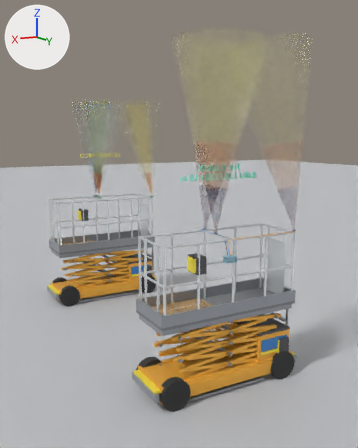
One commit to the Blender file SJIII_3226_anti_esmagamento.blend: the scene before it, then after it.
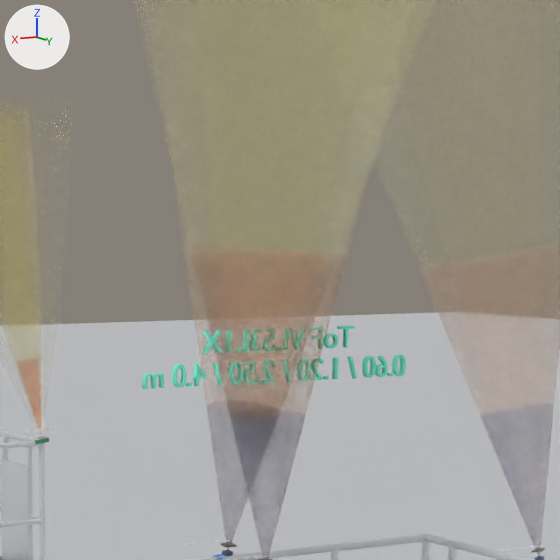
The first picture shows the older version from a camera (50 mm lens) standing at (3.68, 10.0, 3.46) and looking at (-0.44, 2.6, 1.94). The close-ups show the older and then the newer version on the part from 39% to 84% of the width and 16% to 51% of the height of that picture. Only the edits that show in the close-ups are written down. Lighting does not change. The marker at upper left points along +X, +Y and +Z.

Names of what the first close-up shows: 'Entry_Gate', 'Ground', 'Titulo_ToF', 'Volume_Envelope_Esquerdo', 'Volume_ToF_Amarelo_Central', 'Volume_ToF_Amarelo_Direito', 'Volume_ToF_Amarelo_Esquerdo', 'Volume_ToF_Bloqueio_Direito', 'Volume_ToF_Bloqueio_Esquerdo', 'Volume_ToF_Vermelho_Central', 'Volume_ToF_Vermelho_Direito', 'Volume_ToF_Vermelho_Esquerdo' and 20 more.
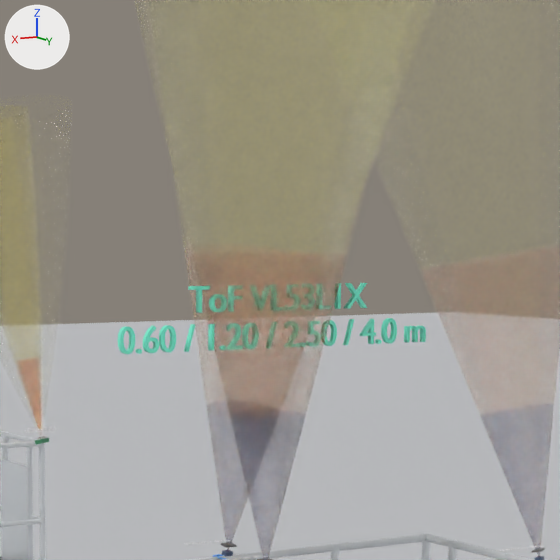
Boxes (x1, y1, x2, y2) around the edits, measured in the close-ups (560 x 560 px):
'Titulo_ToF', reshaped, moved, turned: before (142, 326, 406, 389); after (118, 283, 426, 354)

The change, as a diff of the scene's bpy script:
```diff
--- a/SJIII_3226_anti_esmagamento.blend.py
+++ b/SJIII_3226_anti_esmagamento.blend.py
@@ txt_texto_007 @@
 txt_texto_007.align_x = 'CENTER'
-txt_texto_007.size = 0.12
+txt_texto_007.size = 0.14
@@ ob_titulo_tof @@
 ob_titulo_tof = bpy.data.objects.new('Titulo_ToF', txt_texto_007)
-ob_titulo_tof.location = (0.0, 4.5, 3.0)
-ob_titulo_tof.rotation_euler = (1.571, 0.0, 0.0)  # degrees (90, 0, 0)
+ob_titulo_tof.location = (0.0, 4.5, 3.15)
+ob_titulo_tof.rotation_euler = (1.571, 0.0, 3.142)  # degrees (90, 0, 180)
```
